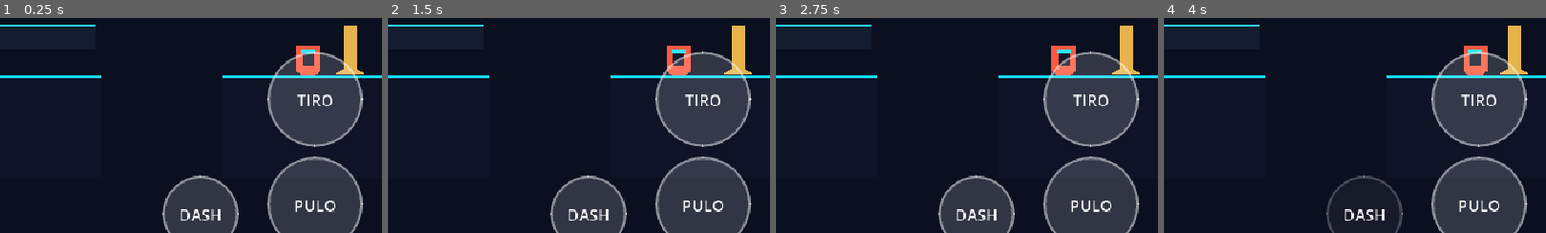
Above: before the commit, frames 1-4 (left to right).
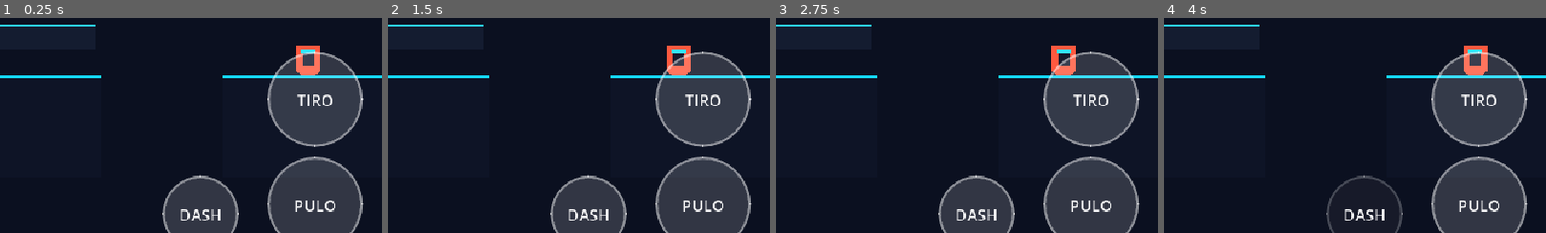
Above: after the commit, the same moments.

Repository: jyanzy19-yml/new-bolt-aventura
Game: Godot game, scene res://scenes/campaign/cybercore_w1_l1.tscn
Two runs of this game, one before a commit and one after it. Both use one fixed random seed, a clock stepped at 60 frames per second and the inputs below. This scene is started directly instead of the project's main scene.
Inputs (mouse positions are % of the whole screen's width and height, from its top left):
- Up to frame 1 (0.25 s): no input
- Up to frame 2 (1.5 s): move the mouse to (72, 45) at 0.52 s; hold D (move_right) 0.53-1.25 s; tap J (attack) at 0.6 s; click (72, 45) at 0.67 s; tap Space (jump) at 0.77 s; drag from (30, 55) to (90, 51) at 1.27 s
- Up to frame 3 (2.75 s): move the mouse to (60, 28) at 2.02 s; hold A (move_left) from 2.03 s (still down); tap E (interact) at 2.1 s
- Up to frame 4 (4 s): release A (move_left) at 2.75 s; drag from (45, 70) to (96, 49) at 2.77 s; move the mouse to (80, 65) at 3.52 s; hold D (move_right) from 3.53 s (still down); tap Shift (dash) at 3.6 s; tap Space (jump) at 3.77 s
The pictures show only the part of the screen within x 50-100%, y 41-91%; the shares and areas given below are measured in that part.

The runs differ from the first frame. In frame 1, 0.9% of the frame differs, in the area x 88-96%, y 3-27%; in frame 2, 0.9%; in frame 3, 0.9%; in frame 4, 0.9%.

Commit message:
feat: add W1-L1 progression feedback and integration coverage
Add timed HUD feedback for checkpoint and health recovery, verify the W1-L1 checkpoint/fall/pickup/goal sequence through integration tests, and move the checkpoint clear of the patrol enemy's contact range.

Diff:
--- a/scenes/campaign/cybercore_w1_l1.tscn
+++ b/scenes/campaign/cybercore_w1_l1.tscn
@@ -60,6 +60,7 @@
 patrol_distance = 50.0
 
 [node name="HealthPickup" parent="." instance=ExtResource("7_pickup")]
+unique_name_in_owner = true
 position = Vector2(1040, -32)
 
 [node name="Hud" parent="." instance=ExtResource("4_hud")]
@@ -67,7 +68,7 @@
 
 [node name="Checkpoint" parent="." instance=ExtResource("5_checkpoint")]
 unique_name_in_owner = true
-position = Vector2(920, -32)
+position = Vector2(980, -32)
 checkpoint_id = &"cybercore_w1_l1_checkpoint"
 
 [node name="KillZone" type="Area2D" parent="."]
--- a/scenes/ui/hud.tscn
+++ b/scenes/ui/hud.tscn
@@ -33,6 +33,23 @@
 theme_override_font_sizes/font_size = 26
 text = "VIDA  3 / 3"
 
+[node name="ProgressNotification" type="Label" parent="Safe/Layout"]
+unique_name_in_owner = true
+visible = false
+layout_mode = 0
+anchor_left = 0.5
+anchor_right = 0.5
+offset_left = -240.0
+offset_top = 84.0
+offset_right = 240.0
+offset_bottom = 128.0
+theme_override_colors/font_color = Color(0.45, 1, 0.82, 1)
+theme_override_colors/font_outline_color = Color(0.02, 0.06, 0.1, 1)
+theme_override_constants/outline_size = 6
+theme_override_font_sizes/font_size = 26
+text = "CHECKPOINT ATIVADO"
+horizontal_alignment = 1
+
 [node name="TouchControls" type="Control" parent="Safe/Layout"]
 unique_name_in_owner = true
 layout_mode = 1
@@ -226,6 +243,11 @@
 theme_override_font_sizes/font_size = 28
 text = "JOGAR DE NOVO"
 
+[node name="ProgressNotificationTimer" type="Timer" parent="."]
+unique_name_in_owner = true
+wait_time = 1.8
+one_shot = true
+
 [node name="ResultMenuButton" type="Button" parent="ResultOverlay/Center/Column"]
 unique_name_in_owner = true
 custom_minimum_size = Vector2(340, 72)
--- a/scripts/campaign/cybercore_w1_l1.gd
+++ b/scripts/campaign/cybercore_w1_l1.gd
@@ -8,6 +8,7 @@
 @onready var _spawn: Marker2D = %SpawnPoint
 @onready var _kill_zone: Area2D = %KillZone
 @onready var _checkpoint: BoltCheckpoint = %Checkpoint
+@onready var _health_pickup: BoltHealthPickup = %HealthPickup
 @onready var _goal: Area2D = %Goal
 @onready var _hud: Hud = %Hud
 
@@ -26,6 +27,7 @@
 	_player.defeated.connect(_on_player_defeated)
 	_kill_zone.body_entered.connect(_on_kill_zone_body_entered)
 	_checkpoint.activated.connect(_on_checkpoint_activated)
+	_health_pickup.collected.connect(_on_health_pickup_collected)
 	_goal.body_entered.connect(_on_goal_body_entered)
 	_respawn_position = _spawn.global_position
 	_player.respawn(_respawn_position)
@@ -37,6 +39,11 @@
 
 func _on_checkpoint_activated(_checkpoint_id: StringName, respawn_position: Vector2) -> void:
 	_respawn_position = respawn_position
+	_hud.show_progress_notification("CHECKPOINT ATIVADO")
+
+
+func _on_health_pickup_collected(amount: int) -> void:
+	_hud.show_progress_notification("RECUPERAÇÃO +%d" % amount)
 
 
 func _on_kill_zone_body_entered(body: Node2D) -> void:
--- a/scripts/ui/hud.gd
+++ b/scripts/ui/hud.gd
@@ -11,6 +11,8 @@
 @onready var _result_title: Label = %ResultTitle
 @onready var _again_button: Button = %AgainButton
 @onready var _health_label: Label = %HealthLabel
+@onready var _progress_notification: Label = %ProgressNotification
+@onready var _progress_notification_timer: Timer = %ProgressNotificationTimer
 
 var _restart_path: String = ""
 
@@ -23,6 +25,7 @@
 	%PauseMenuButton.pressed.connect(_go_to_menu)
 	%ResultMenuButton.pressed.connect(_go_to_menu)
 	_again_button.pressed.connect(_restart)
+	_progress_notification_timer.timeout.connect(_on_progress_notification_timeout)
 
 
 func _exit_tree() -> void:
@@ -55,6 +58,18 @@
 	Actions.release_all_game_actions()
 	if paused:
 		_resume_button.grab_focus()
+
+
+func show_progress_notification(message: String) -> void:
+	if message.is_empty() or _result_overlay.visible:
+		return
+	_progress_notification.text = message
+	_progress_notification.visible = true
+	_progress_notification_timer.start()
+
+
+func _on_progress_notification_timeout() -> void:
+	_progress_notification.visible = false
 
 
 func show_result(title: String) -> void:
--- a/tests/unit/test_campaign_entry.gd
+++ b/tests/unit/test_campaign_entry.gd
@@ -71,21 +71,74 @@
 	await tree.physics_frame
 	check(cybercore_instance.get_node_or_null("Bolt") is BoltPlayer, "W1-L1 instancia BOLT")
 	check(cybercore_instance.get_node_or_null("Checkpoint") is BoltCheckpoint, "W1-L1 contém checkpoint")
+	check(cybercore_instance.get_node_or_null("HealthPickup") is BoltHealthPickup, "W1-L1 contém recuperação")
 	check(cybercore_instance.get_node_or_null("Goal") is Area2D, "W1-L1 contém objetivo de trecho")
 	check(cybercore_instance.get_node_or_null("Hud") is Hud, "W1-L1 mantém HUD e controles touch")
 	var level_player: BoltPlayer = cybercore_instance.get_node("Bolt") as BoltPlayer
 	var checkpoint: BoltCheckpoint = cybercore_instance.get_node("Checkpoint") as BoltCheckpoint
+	var pickup: BoltHealthPickup = cybercore_instance.get_node("HealthPickup") as BoltHealthPickup
 	var enemy: CybercorePatrolEnemy = cybercore_instance.get_node("PatrolEnemy") as CybercorePatrolEnemy
 	var goal: Area2D = cybercore_instance.get_node("Goal") as Area2D
+	var hud: Hud = cybercore_instance.get_node("Hud") as Hud
+	var health: BoltHealth = level_player.get_node("%Health") as BoltHealth
+	var end_floor: PlatformBlock = cybercore_instance.get_node("Geometry/EndFloor") as PlatformBlock
 	check_eq(enemy.global_position.y, -19.0, "inimigo começa apoiado no piso intermediário")
 	check(enemy.global_position.x >= 800.0 and enemy.global_position.x <= 900.0, "inimigo patrulha dentro dos limites seguros do piso")
 	check_eq(enemy.patrol_distance, 50.0, "patrulha fica limitada ao trecho seguro da plataforma")
-	check_eq(goal.global_position, Vector2(1960.0, -32.0), "área de conclusão alcança a altura do jogador sobre o piso")
-	checkpoint.activate()
-	check(level_player.take_damage(1, 1.0), "BOLT pode receber dano antes do respawn no checkpoint")
-	cybercore_instance.call("_on_kill_zone_body_entered", level_player)
-	var health: BoltHealth = level_player.get_node("%Health") as BoltHealth
-	check_eq(level_player.global_position, checkpoint.get_respawn_position(), "queda retorna ao checkpoint ativado")
-	check_eq(health.current_health, health.max_health, "respawn da fase restaura a vida conforme o comportamento atual")
+	var player_shape: RectangleShape2D = (level_player.get_node("CollisionShape2D") as CollisionShape2D).shape as RectangleShape2D
+	var enemy_contact_shape: RectangleShape2D = (enemy.get_node("ContactArea/CollisionShape2D") as CollisionShape2D).shape as RectangleShape2D
+	var enemy_right_limit: float = enemy.global_position.x + enemy.patrol_distance
+	var respawn_clearance: float = player_shape.size.x * 0.5 + enemy_contact_shape.size.x * 0.5
+	check(checkpoint.global_position.x - enemy_right_limit > respawn_clearance, "respawn do checkpoint fica fora do alcance horizontal do contato inimigo")
+	check(goal.global_position.x >= end_floor.global_position.x and goal.global_position.x <= end_floor.global_position.x + end_floor.size.x, "objetivo está contido no piso final")
+	check(level_player.global_position.distance_to(Vector2(96.0, -24.0)) < 2.0, "BOLT inicia no ponto de entrada da fase")
+
+	# Percorre os gatilhos físicos reais em vez de chamar os handlers diretamente.
+	var checkpoint_activated: Array[bool] = [false]
+	checkpoint.activated.connect(func(_id: StringName, _position: Vector2) -> void:
+		checkpoint_activated[0] = true
+	)
+	level_player.global_position = checkpoint.global_position
+	level_player.velocity = Vector2.ZERO
+	for _tick in range(3):
+		await tree.physics_frame
+	check(checkpoint_activated[0], "entrada física ativa o checkpoint")
+	check(hud.get_node("%ProgressNotification").visible, "HUD comunica a ativação do checkpoint")
+	check_eq(hud.get_node("%ProgressNotification").text, "CHECKPOINT ATIVADO", "notificação identifica o checkpoint")
+
+	# Uma queda real na kill zone deve retornar ao ponto ativado e restaurar a vida.
+	check(level_player.take_damage(1, 1.0), "BOLT recebe dano antes da queda")
+	level_player.global_position = Vector2(920.0, 650.0)
+	level_player.velocity = Vector2.ZERO
+	for _tick in range(3):
+		await tree.physics_frame
+	check(level_player.global_position.distance_to(checkpoint.get_respawn_position()) < 2.0, "queda retorna ao checkpoint ativado")
+	check_eq(health.current_health, health.max_health, "respawn da fase restaura a vida")
+
+	# O coletável real deve restaurar vida e emitir feedback no HUD.
+	var pickup_collected: Array[bool] = [false]
+	pickup.collected.connect(func(_amount: int) -> void:
+		pickup_collected[0] = true
+	)
+	check(level_player.take_damage(1, 1.0), "BOLT perde vida antes de recolher energia")
+	level_player.global_position = pickup.global_position
+	level_player.velocity = Vector2.ZERO
+	for _tick in range(3):
+		await tree.physics_frame
+	check_eq(health.current_health, health.max_health, "coletável restaura a vida do jogador")
+	check(pickup_collected[0], "coletável emite collected após cura válida")
+	check(cybercore_instance.get_node_or_null("HealthPickup") == null, "coletável é removido após cura válida")
+	check_eq(hud.get_node("%ProgressNotification").text, "RECUPERAÇÃO +1", "HUD comunica a recuperação")
+
+	# A área de objetivo encerra a sequência apenas quando BOLT alcança a saída.
+	level_player.global_position = goal.global_position
+	level_player.velocity = Vector2.ZERO
+	for _tick in range(3):
+		await tree.physics_frame
+		if hud.get_node("%ResultOverlay").visible:
+			break
+	check(hud.get_node("%ResultOverlay").visible, "alcançar fisicamente a saída conclui o trecho")
+	check_eq(hud.get_node("%ResultTitle").text, "Cybercore — trecho inicial concluído", "tela de resultado identifica a conclusão")
+	tree.paused = false
 	cybercore_instance.free()
 	return true
Not shown, changed: docs/production/CONTINUITY.md
Not shown, changed: docs/production/implementation-tracker.md
Not shown, changed: docs/production/stage-status.md
